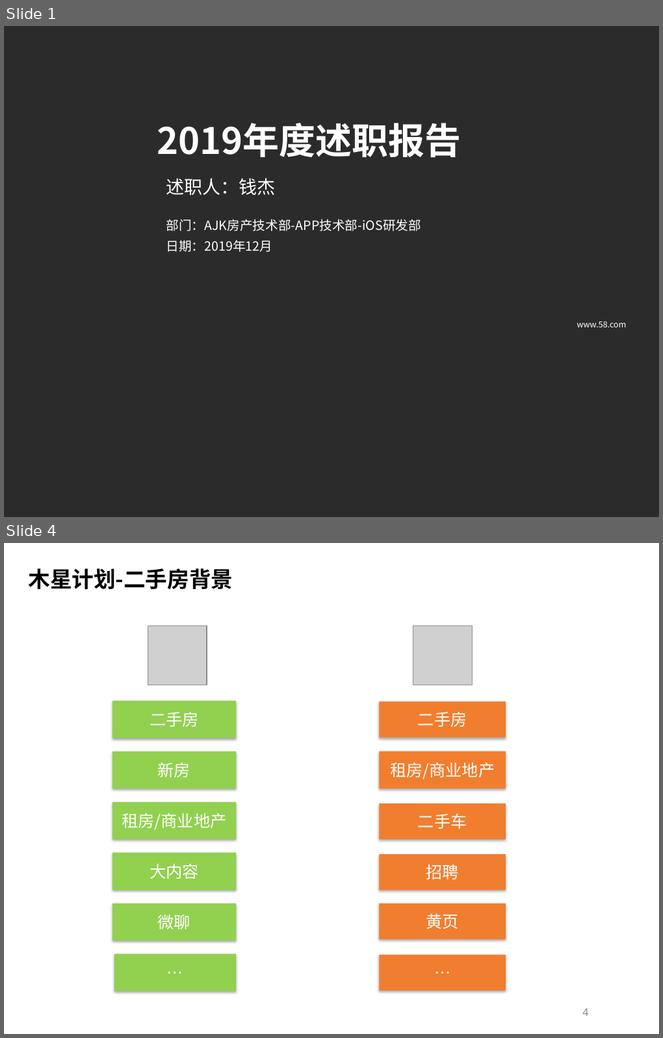
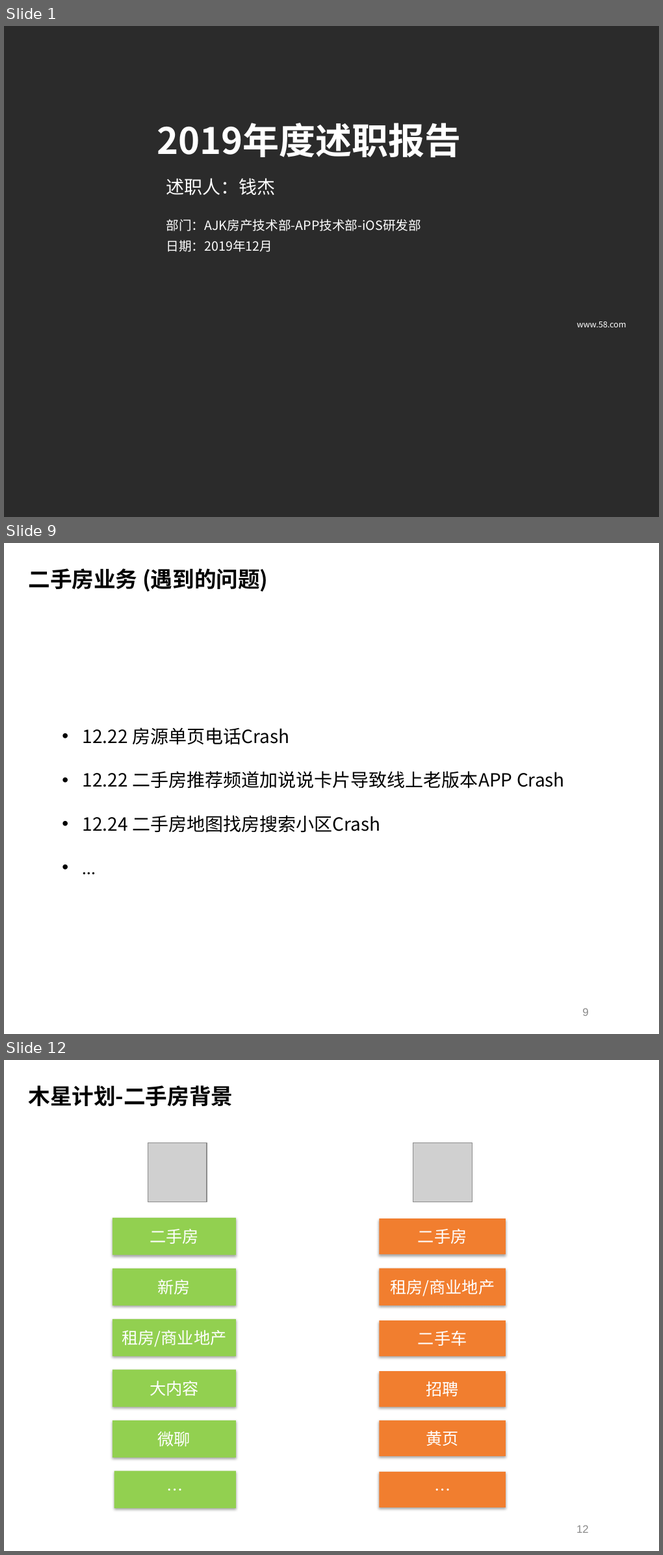
Before and after one commit to Geph0rce/Demo, a slide deck: documents/钱杰_2019年度总结述职报告.pptx. Shown one above the other, each under a label of ours: slides 1 and 4 before the commit, slides 1, 9 and 12 after it; the slides between them are not shown. The pictures are 663x1038 and 663x1555 pixels, drawn with LibreOffice and Linux fonts; fonts in the diff are those of the drawing; grey boxes stand for pictures; background and template pictures are left out; a plain dark background stands for a picture behind light text. Boxes give left, top, right and bottom in pixels: in the first picture for what was removed or moved away, otherwise in the second. Text is boxed around its words. In the diff, an @@ line names an element or a change of style, - is before the commit and + after.

```diff
--- a/documents/钱杰_2019年度总结述职报告.pptx
+++ b/documents/钱杰_2019年度总结述职报告.pptx
@@ slide 9 added at box(4, 543, 659, 1034), background picture (left out) @@
@@ text added at box(29, 568, 268, 592), 24 pt, text #000000, bold @@
+二手房业务 (遇到的问题)
@@ text added at box(83, 728, 565, 833), 20 pt, text #000000 @@
+• 12.22 房源单页电话Crash
+• 12.22 二手房推荐频道加说说卡片导致线上老版本APP Crash
+• 12.24 二手房地图找房搜索小区Crash
+• …
@@ page number added at box(582, 1008, 588, 1016), 12 pt, text #898989 @@
+9
@@ what was slide 4 is now slide 12 @@
@@ page number at box(577, 1525, 589, 1533): text changed @@
-4
+12
```
Also in this commit, not shown: 4 slides changed, 7 other slides added, 1 other file.
